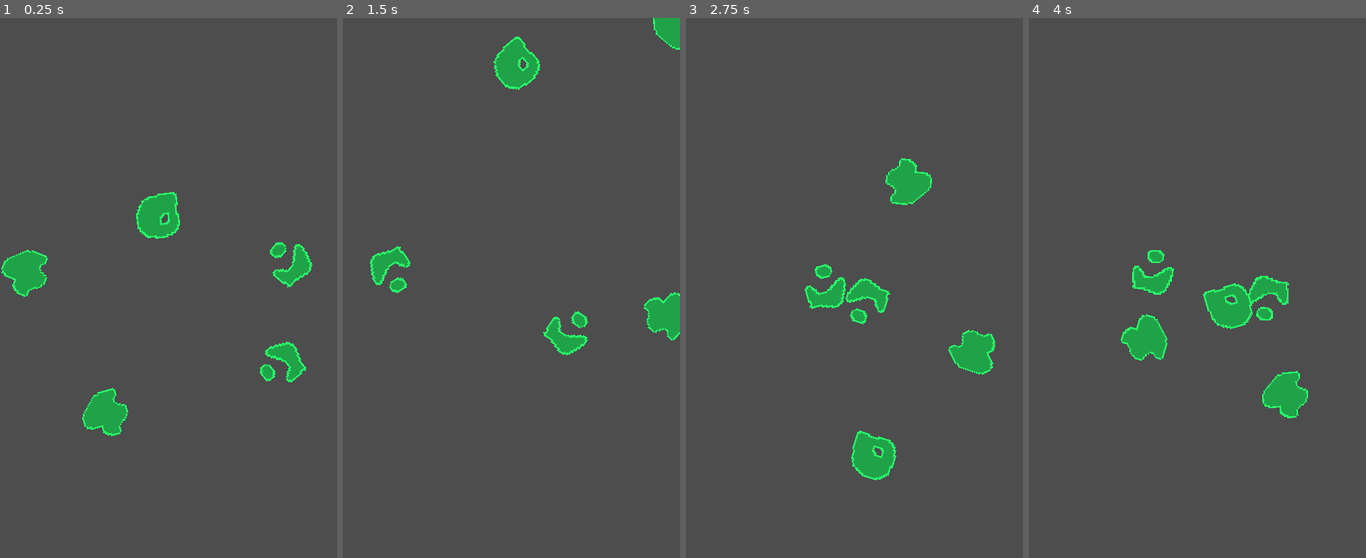
Above: before the commit, frames 1-4 (left to right).
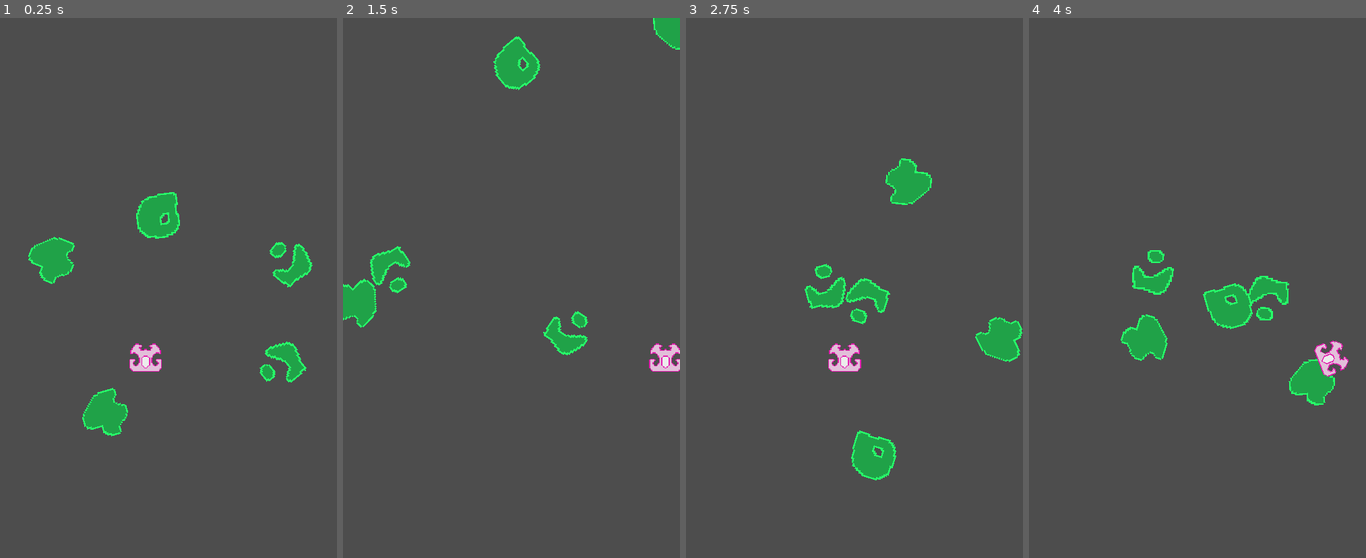
Above: after the commit, the same moments.

Repository: ColdPandaExpress/spacerocks-unblinky
Game: Godot game, scene res://Main/Main.tscn
The game is run twice, just before and just after one commit, with the same random seed, the same clock (stepped at 60 frames per second) and the same inputs.
Inputs (mouse positions are in pixels of both pictures, inside the frame that each line leads up to):
- Up to frame 1 (0.25 s): no input
- Up to frame 2 (1.5 s): move the mouse to (585, 261) at 0.52 s; hold Right mouse button (thrust) 0.53-1.28 s; move the mouse to (444, 315) at 1.27 s; click (444, 315) at 1.35 s
- Up to frame 3 (2.75 s): right-click (787, 315) at 1.55 s; move the mouse to (888, 169) at 2.02 s; hold Right mouse button (thrust) from 2.03 s (still down)
- Up to frame 4 (4 s): move the mouse to (1180, 396) at 2.77 s; release Right mouse button (thrust) at 2.78 s; tap A (turn_ccw) at 2.85 s; right-click (1180, 396) at 3.05 s; move the mouse to (1298, 369) at 3.52 s; hold D (turn_cw) from 3.53 s (still down); right-click (1298, 369) at 3.8 s

The runs differ from the first frame. In frame 1, 1.7% of the frame differs, in the area x 0-48%, y 40-66%; in frame 2, 1.7%; in frame 3, 1.7%; in frame 4, 1.7%.

Commit message:
Ship has art. Flying sideways.

Diff:
--- a/Code/Main/Main.tscn
+++ b/Code/Main/Main.tscn
@@ -10,7 +10,7 @@
 script = ExtResource("1")
 
 [node name="Rock" parent="." instance=ExtResource("2_n16ha")]
-position = Vector2(45, 363)
+position = Vector2(85, 344)
 
 [node name="Rock2" parent="." instance=ExtResource("2_n16ha")]
 position = Vector2(429, 520)
--- a/Code/ScreenWrapper/ScreenWrapper.gd
+++ b/Code/ScreenWrapper/ScreenWrapper.gd
@@ -1,4 +1,4 @@
-extends Node2D
+extends Area2D
 class_name ScreenWrapper
 
 
--- a/Code/Ship/Ship.gd
+++ b/Code/Ship/Ship.gd
@@ -1,23 +1,36 @@
-extends Area2D
+extends ScreenWrapper
 class_name Ship
 
 const BULLET = preload("res://Bullet/Bullet.tscn")
 
-var rotation_speed: float = 180 # Degrees / sec.
+var thrust_power: float = 10.0 #??
+var rotation_speed: float = 180 # ° / sec.
+var velocity: Vector2 # px / sec.
 
 
 func _process(delta):
+	super._process(delta)
+
 	if Input.is_action_pressed("turn_ccw"):
 		print("CCW")
 		rotation_degrees -= rotation_speed * delta
 	if Input.is_action_pressed("turn_cw"):
 		print("CW")
 		rotation_degrees += rotation_speed * delta
+
+	# Thrust.
 	if Input.is_action_pressed("thrust"):
 		print("Thrust")
+		var direction = Vector2(cos(rotation), -sin(rotation))
+		direction.y *= -1
+		velocity += direction * thrust_power
+
+	# Fire.
 	if Input.is_action_just_pressed("fire"):
 		print("Fire")
 		var bullet = BULLET.instantiate()
 		bullet.position = position
 		bullet.rotation = rotation
 		get_parent().add_child(bullet)
+
+	position += velocity * delta
--- a/Code/Ship/Ship.tscn
+++ b/Code/Ship/Ship.tscn
@@ -1,12 +1,13 @@
-[gd_scene load_steps=4 format=3 uid="uid://bhyjlog2jgxtl"]
+[gd_scene load_steps=5 format=3 uid="uid://bhyjlog2jgxtl"]
 
 [ext_resource type="Script" path="res://Ship/Ship.gd" id="1_fuhi0"]
+[ext_resource type="Texture2D" uid="uid://cgei2k8wrkb4y" path="res://Ship/assets/ship.png" id="2_bo0hr"]
 
 [sub_resource type="RectangleShape2D" id="RectangleShape2D_sti0i"]
-size = Vector2(46, 22)
+size = Vector2(52, 22)
 
 [sub_resource type="RectangleShape2D" id="RectangleShape2D_3wovh"]
-size = Vector2(20, 54)
+size = Vector2(44, 43)
 
 [node name="Ship" type="Area2D"]
 script = ExtResource("1_fuhi0")
@@ -16,5 +17,11 @@
 shape = SubResource("RectangleShape2D_sti0i")
 
 [node name="HullCollision" type="CollisionShape2D" parent="."]
-position = Vector2(0, -6)
+position = Vector2(0, -4.5)
 shape = SubResource("RectangleShape2D_3wovh")
+
+[node name="Sprite2D" type="Sprite2D" parent="."]
+texture_filter = 1
+position = Vector2(0, -8)
+scale = Vector2(1.625, 1.625)
+texture = ExtResource("2_bo0hr")
Binary file added: Code/Ship/assets/ship.png
Not shown, added: Code/Ship/assets/ship.png.import
Not shown, added: Art/Ship.kra
